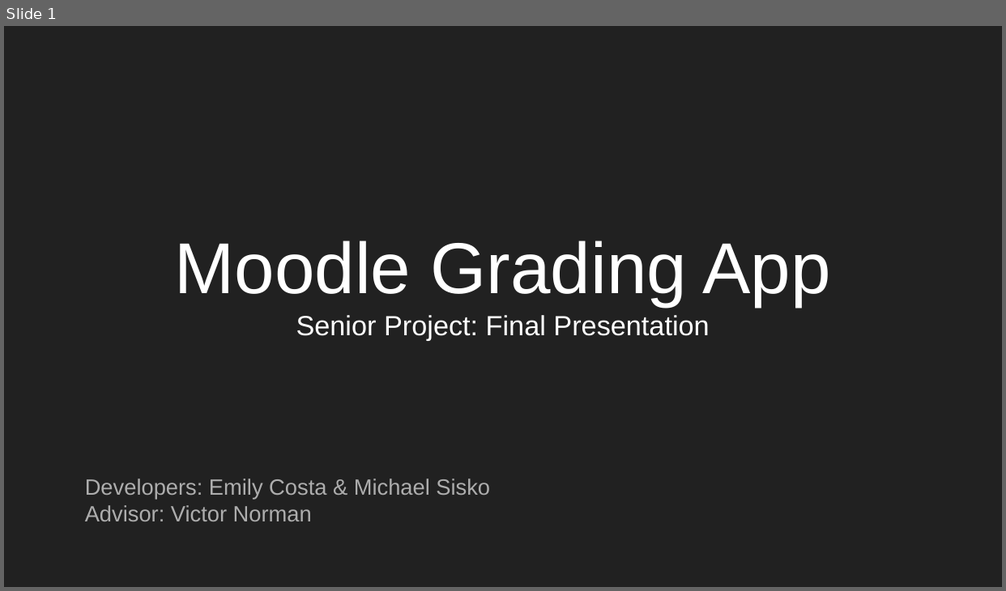
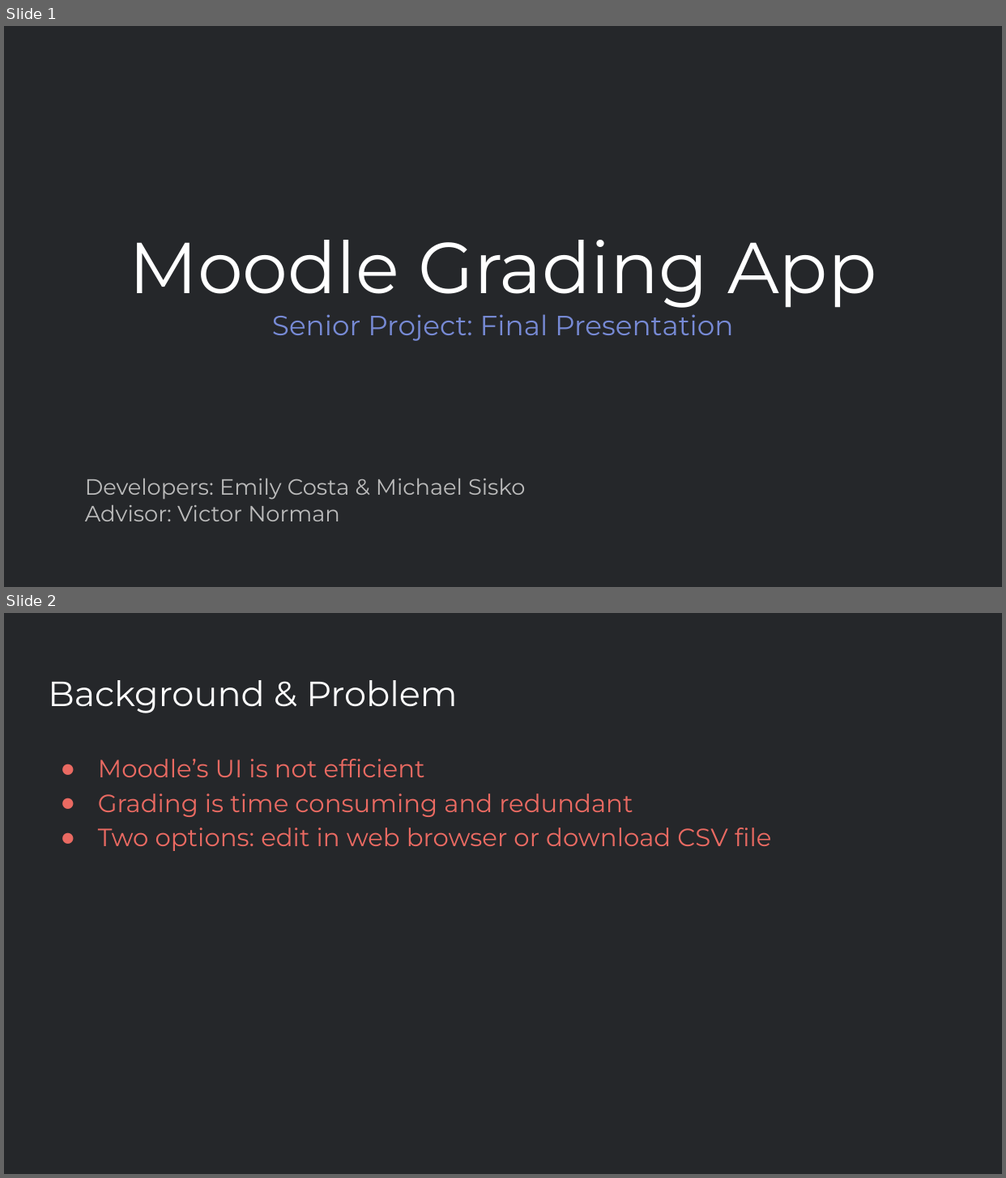
Before and after one commit to MoodleGradingApp/MoodleGradingApp, a slide deck: assets/presentation.pptx. Shown one above the other, each under a label of ours: slide 1 before the commit, slides 1 and 2 after it. The pictures are 1006x591 and 1006x1178 pixels, drawn with LibreOffice and Linux fonts; fonts in the diff are those of the drawing. Boxes give left, top, right and bottom in pixels: in the first picture for what was removed or moved away, otherwise in the second. Text is boxed around its words. In the diff, an @@ line names an element or a change of style, - is before the commit and + after.

```diff
--- a/assets/presentation.pptx
+++ b/assets/presentation.pptx
@@ slide 2 added at [4, 613, 1002, 1174], background #25272A @@
@@ title added at [48, 680, 457, 713], 25.2 pt, text #FFFFFF @@
+Background & Problem
@@ text added at [98, 759, 772, 851], 18 pt, text #EA6A62 @@
+● Moodle’s UI is not efficient
+● Grading is time consuming and redundant
+● Two options: edit in web browser or download CSV file
@@ slide 1 changed as well @@
@@ background #212121 to #25272A @@
@@ title "Moodle Grading App" at [129, 240, 876, 341]: font Arial to Montserrat; text colour #FFFFFF to #778AD5 in "Senior Project: Final Presentation" @@
@@ subtitle "Developers: Emily Costa & Michael ..." at [85, 478, 525, 522]: font Arial to Montserrat, text colour #ADADAD to #BBBBBB @@
```
Also in this commit, not shown: 8 other slides added, 1 other file.
